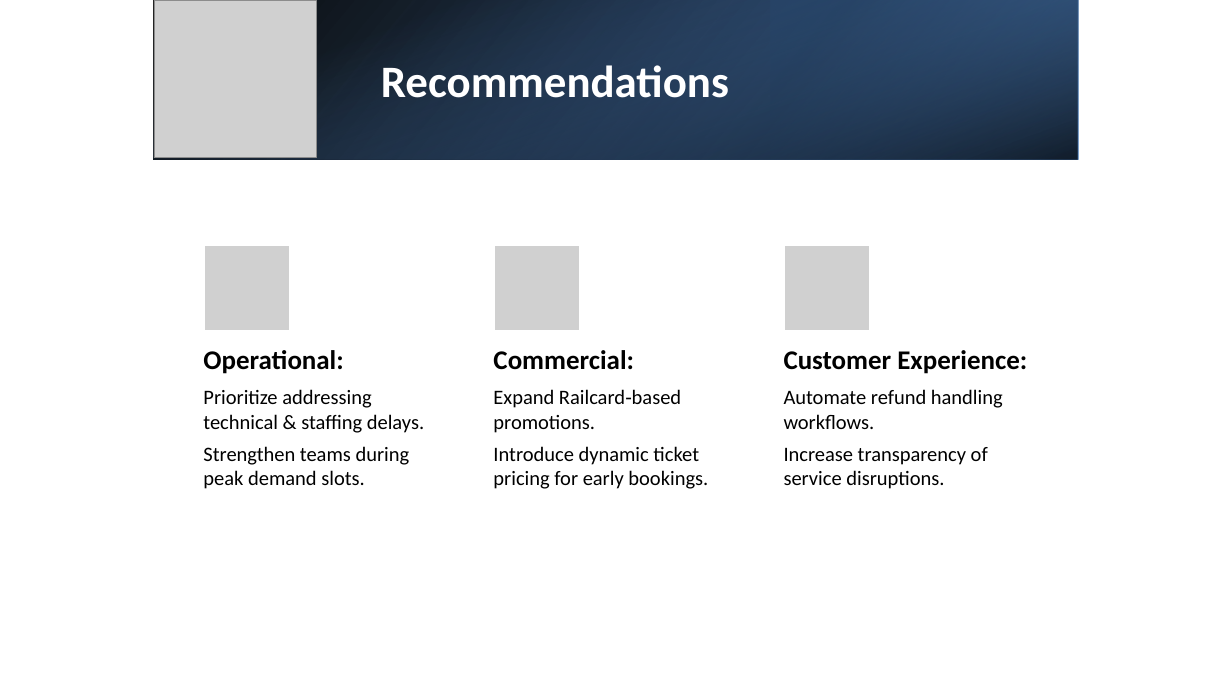
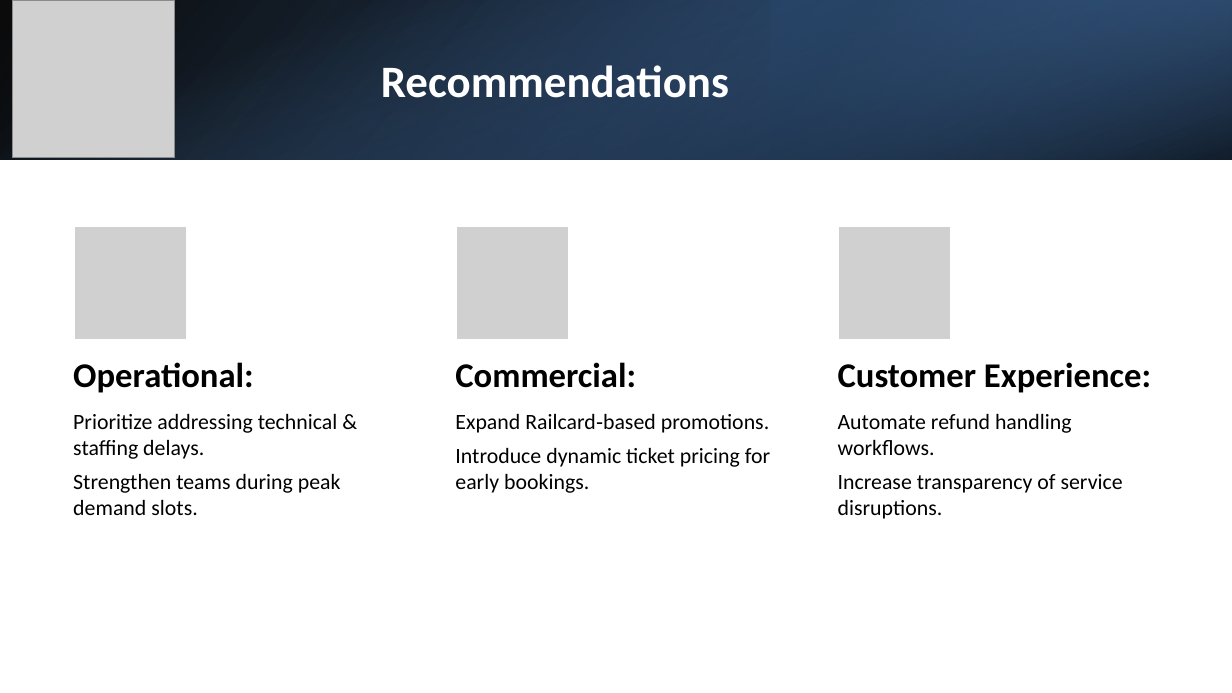
Before and after one commit to powerbiteam1/UK-Train-Rides, a slide deck: slide 8 of UK_Rail_Analytics_Presentation_CEO_V5.pptx. Drawn at 1232x693 pixels with LibreOffice and Linux fonts; fonts in the diff are those of the drawing; grey boxes stand for pictures. Boxes give left, top, right and bottom in pixels: in the first picture for what was removed or moved away, otherwise in the second. Text is boxed around its words. In the diff, an @@ line names an element or a change of style, - is before the commit and + after.

```diff
--- a/UK_Rail_Analytics_Presentation_CEO_V5.pptx
+++ b/UK_Rail_Analytics_Presentation_CEO_V5.pptx
@@ rectangle: place and size @@
-rectangle at [154,0,1079,159]
+rectangle at [0,0,1232,159]
@@ rectangle: place and size @@
-rectangle at [153,0,1078,159]
+rectangle at [0,0,1232,159]
@@ picture: place and size @@
-picture at [154,0,317,158]
+picture at [12,0,175,158]
@@ rectangle: place and size @@
-rectangle at [770,0,1078,159]
+rectangle at [770,0,1232,159]
@@ picture: place and size @@
-picture at [203,245,289,331]
+picture at [73,226,187,340]
@@ picture added at [456,226,569,340] @@
@@ picture: place and size @@
-picture at [784,245,870,331]
+picture at [838,226,952,340]
@@ picture removed at [494,245,579,331] @@
@@ text "Operational:": place and size @@
-text "Operational:" at [203,350,343,374]
+text "Operational:" at [73,362,253,393]
@@ text "Commercial:": place and size @@
-text "Commercial:" at [493,350,634,370]
+text "Commercial:" at [455,362,636,388]
@@ size 21 to 27 pt; more space between paragraphs in 3 elements at [455,362,636,388], [73,362,253,393], [838,362,1151,393] @@
@@ text "Customer Experience:": place and size @@
-text "Customer Experience:" at [784,350,1027,374]
+text "Customer Experience:" at [838,362,1151,393]
@@ text "Prioritize addressing technical & staffing ...": place and size @@
-text "Prioritize addressing technical & staffing ..." at [203,389,424,489]
+text "Prioritize addressing technical & staffing ..." at [73,414,341,515]
@@ text "Expand Railcard‑based promotions.": place and size @@
-text "Expand Railcard‑based promotions." at [493,389,708,489]
+text "Expand Railcard‑based promotions." at [455,414,770,493]
@@ size 16 to 17 pt in 3 elements at [455,414,770,493], [73,414,341,515], [838,414,1123,519] @@
@@ text "Automate refund handling workflows.": place and size @@
-text "Automate refund handling workflows." at [784,389,1003,489]
+text "Automate refund handling workflows." at [838,414,1123,519]
```
Also in this commit, not shown: 7 other slides changed, 1 slide added, 1 slide removed, 1 other file.
